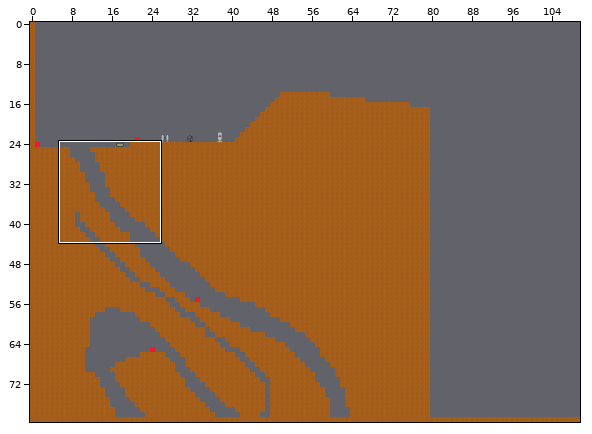
Two versions of a level (Tiled map, static/maps/world.tmx). The first picture is a wide view before the edit; the outline marks the close-up.
Close-up. Before:
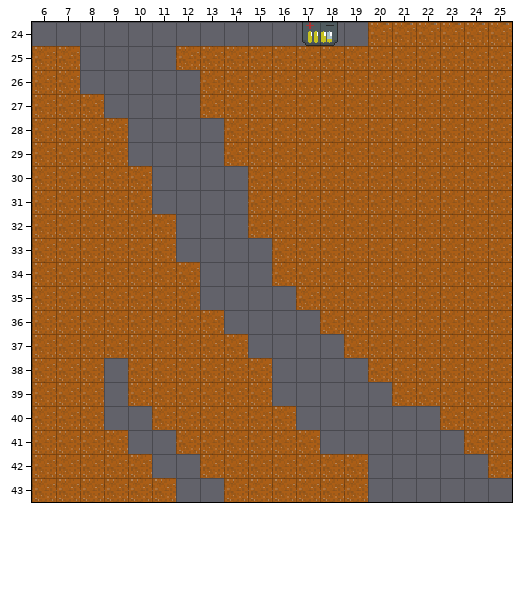
Cells are 16x16 px. Shown: x 6..25, y 24..43. The commit also changed other parts of the map, which this record leaves out.
After the commit:
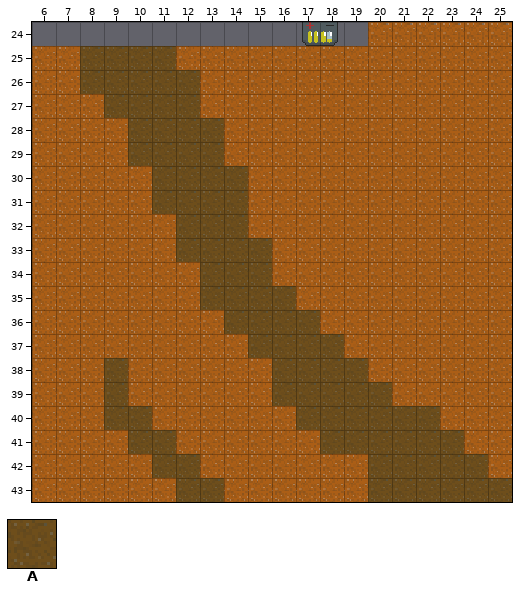
Key: from "tiles": A 9.
_ is an empty cell, . an unchanged one.
Tiles of an added or newly shown layer are drawn over the layers below it.
From old to new:
--- layer "background" (now shown)
@@ x 8..25 @@
-25 ____..............
-26 _____.............
-27 .____.............
-28 ..____............
-29 ..____............
-30 ...____...........
-31 ...____...........
-32 ....___...........
-33 ....____..........
-34 .....___..........
-35 .....____.........
-36 ......____........
-37 .......____.......
-38 ._......____......
-39 ._......_____.....
-40 .__......______...
-41 ..__......______..
-42 ...__......._____.
-43 ....__......______
+25 AAAA..............
+26 AAAAA.............
+27 .AAAA.............
+28 ..AAAA............
+29 ..AAAA............
+30 ...AAAA...........
+31 ...AAAA...........
+32 ....AAA...........
+33 ....AAAA..........
+34 .....AAA..........
+35 .....AAAA.........
+36 ......AAAA........
+37 .......AAAA.......
+38 .A......AAAA......
+39 .A......AAAAA.....
+40 .AA......AAAAAA...
+41 ..AA......AAAAAA..
+42 ...AA.......AAAAA.
+43 ....AA......AAAAAA
Changed places in both close-ups, as pixel boxes (x1, y1, x2, y2):
added: (80, 46, 512, 502)
